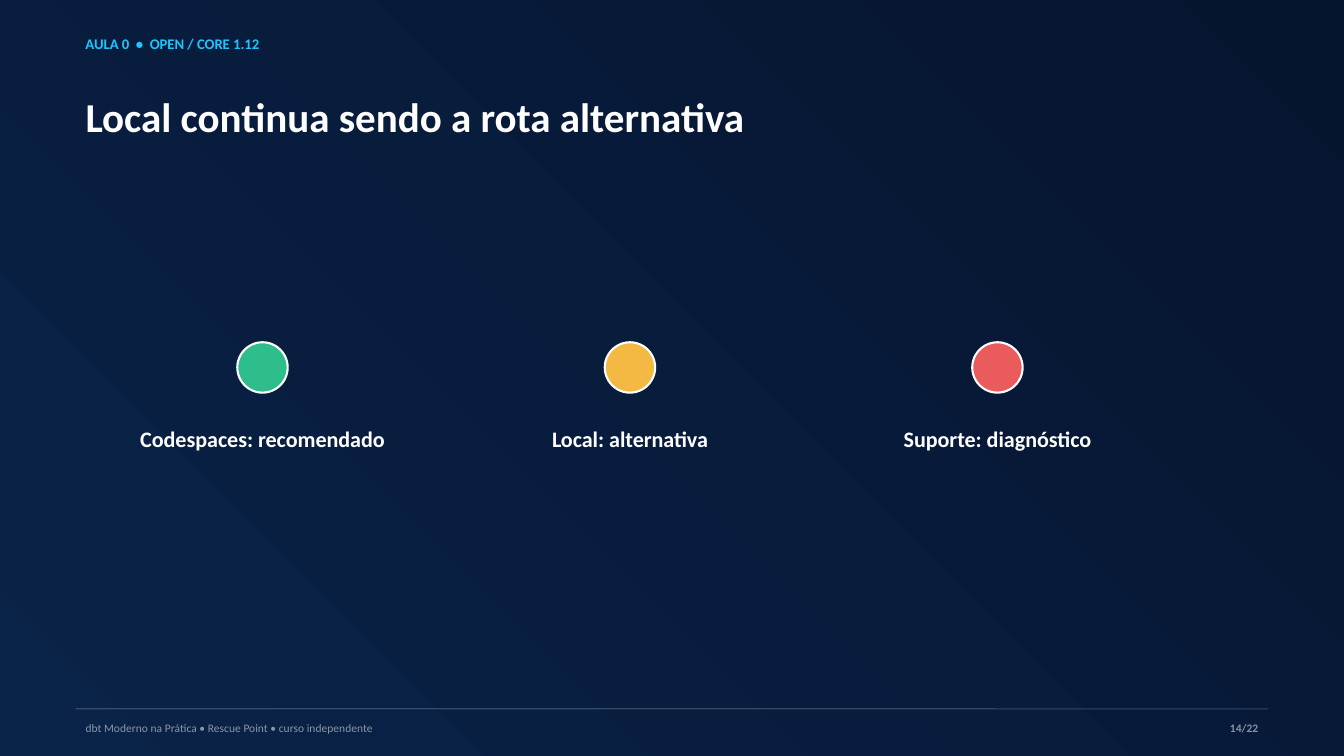
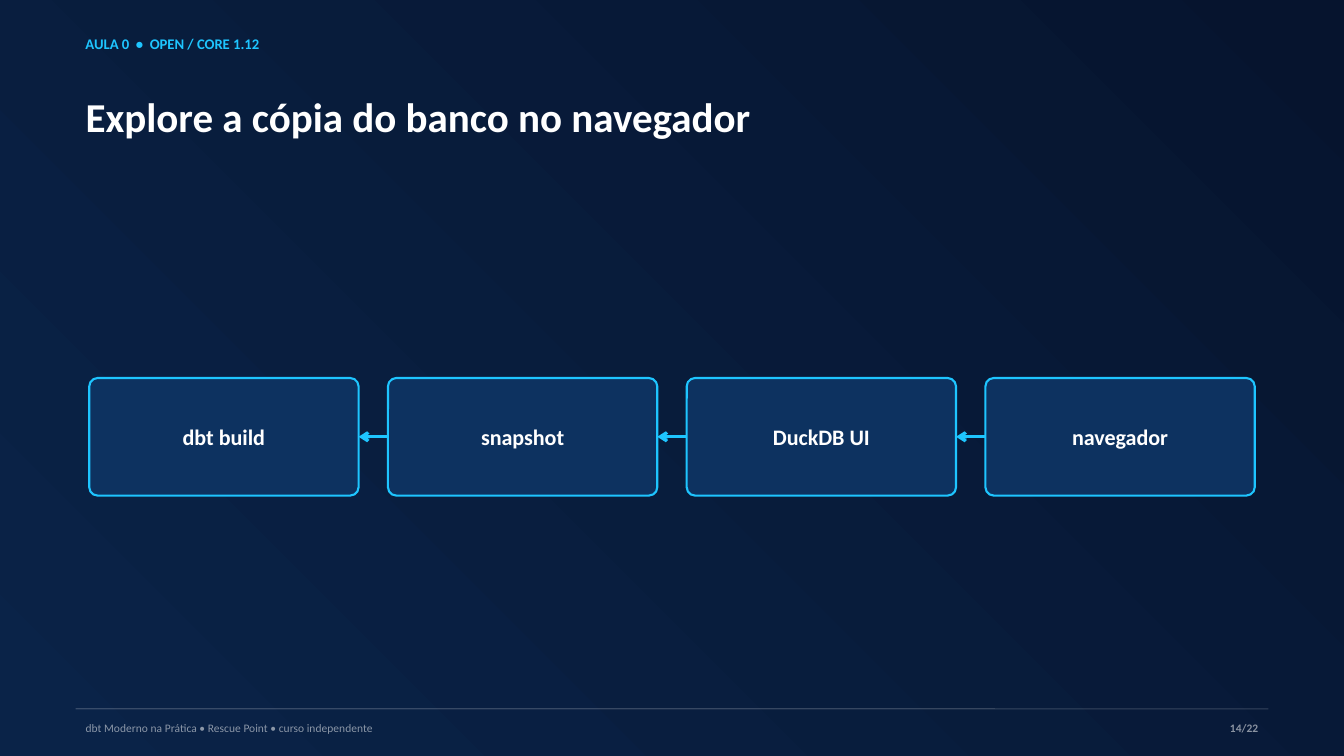
Before and after one commit to AnselmoBorges/dbt-moderno-na-pratica, a slide deck: slide 14 of assets/decks/aula-00-ambiente.pptx. Drawn at 1344x756 pixels with LibreOffice and Linux fonts; fonts in the diff are those of the drawing. Boxes give left, top, right and bottom in pixels: in the first picture for what was removed or moved away, otherwise in the second. Text is boxed around its words. In the diff, an @@ line names an element or a change of style, - is before the commit and + after.

Commit message:
docs: alinha Aula 0 com DuckDB UI

```diff
--- a/assets/decks/aula-00-ambiente.pptx
+++ b/assets/decks/aula-00-ambiente.pptx
@@ text at (x1=86, y1=103, x2=750, y2=139): text changed @@
-Local continua sendo a rota alternativa
+Explore a cópia do banco no navegador
@@ ellipse removed at (x1=237, y1=343, x2=287, y2=393) @@
@@ ellipse removed at (x1=605, y1=343, x2=655, y2=393) @@
@@ ellipse removed at (x1=973, y1=343, x2=1023, y2=393) @@
@@ rounded rectangle added at (x1=90, y1=378, x2=359, y2=496), fill #0D3260, outline #1EC5FF 1.5 pt, 15.8 pt, text #FFFFFF, bold @@
+dbt build
@@ rounded rectangle added at (x1=388, y1=378, x2=657, y2=496), fill #0D3260, outline #1EC5FF 1.5 pt, 15.8 pt, text #FFFFFF, bold @@
+snapshot
@@ rounded rectangle added at (x1=687, y1=378, x2=956, y2=496), fill #0D3260, outline #1EC5FF 1.5 pt, 15.8 pt, text #FFFFFF, bold @@
+DuckDB UI
@@ rounded rectangle added at (x1=986, y1=378, x2=1255, y2=496), fill #0D3260, outline #1EC5FF 1.5 pt, 15.8 pt, text #FFFFFF, bold @@
+navegador
@@ text removed at (x1=140, y1=431, x2=385, y2=451) @@
-Codespaces: recomendado
@@ arrow added from (388, 437) to (359, 437), #1EC5FF 2.25 pt @@
@@ text removed at (x1=552, y1=431, x2=708, y2=447) @@
-Local: alternativa
@@ arrow added from (687, 437) to (657, 437), #1EC5FF 2.25 pt @@
@@ text removed at (x1=904, y1=431, x2=1092, y2=451) @@
-Suporte: diagnóstico
@@ arrow added from (986, 437) to (956, 437), #1EC5FF 2.25 pt @@
```
Also in this commit, not shown: 8 other slides changed, 6 other files.
